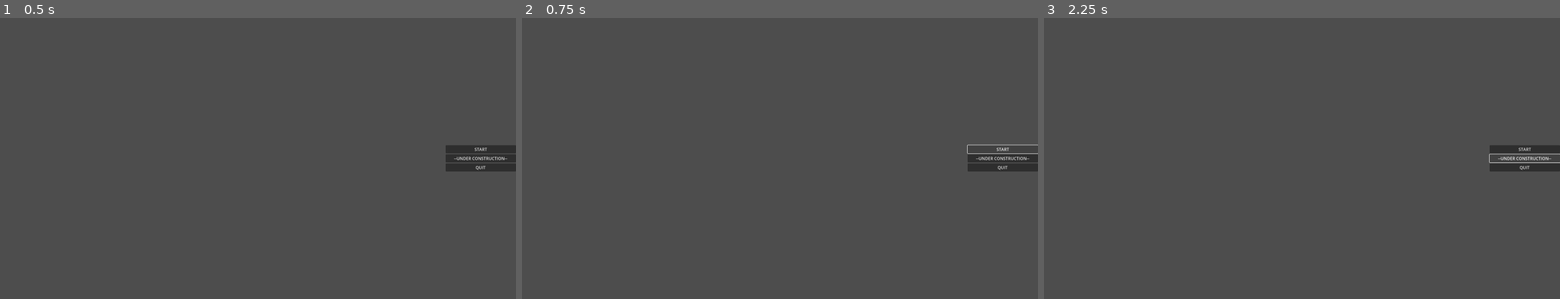
Above: before the commit, frames 1-3 (left to right).
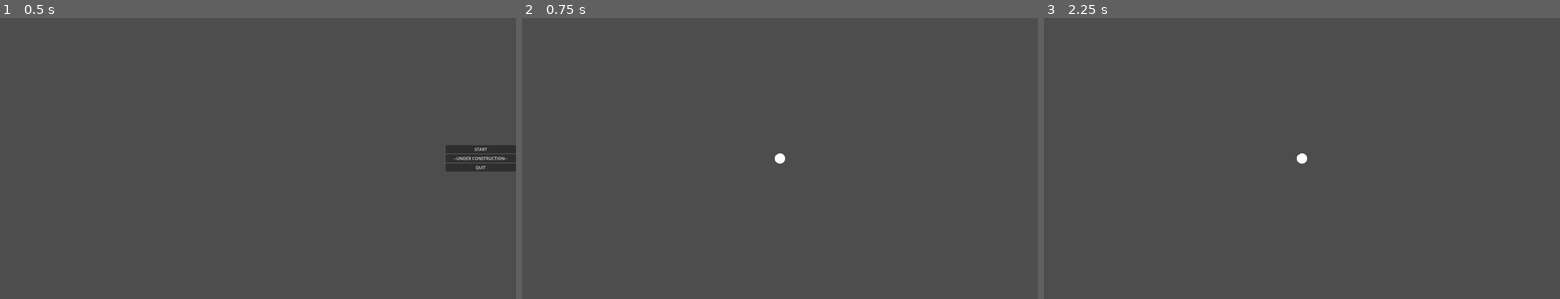
Above: after the commit, the same moments.

Repository: JeanShark-dev/godot-rock-survival
Game: Godot game, scene res://Main.tscn
Two runs of this game, one before a commit and one after it. Both use one fixed random seed, a clock stepped at 60 frames per second and the inputs below.
Inputs (mouse positions are in pixels of both pictures, inside the frame that each line leads up to):
- Up to frame 1 (0.5 s): no input
- Up to frame 2 (0.75 s): click "START" at 0.5 s
- Up to frame 3 (2.25 s): click (1523, 150) at 1.25 s, where only the run before the commit has a clickable "START"; click (1523, 158) at 2 s, where only the run before the commit has a clickable "--UNDER CONSTRUCTION--"

Frame 1 is identical in both runs. In frame 2, 0.9% of the frame differs, in the area x 49-100%, y 44-55%; in frame 3, 1.0%, in the area x 49-100%, y 45-55%.

Commit message:
weapon framework
- start button on main menu works now
- started work on weapons
- added flintlock pistol and bullet sprites
- added flintlock sound effects
- started work on weapon handling
- started work on flintlock functionality

Diff:
--- a/Main.tscn
+++ b/Main.tscn
@@ -41,4 +41,5 @@
 
 [node name="WorldContainer" type="Node2D" parent="."]
 
+[connection signal="pressed" from="MainMenu/ButtonContainer/StartButton" to="." method="_on_start_button_pressed"]
 [connection signal="pressed" from="MainMenu/ButtonContainer/QuitButton" to="." method="_on_quit_button_pressed"]
--- a/assets/scripts/Main.gd
+++ b/assets/scripts/Main.gd
@@ -1,19 +1,30 @@
 extends Node
 
 
-# Called when the node enters the scene tree for the first time.
+var player = preload("res://player_container.tscn")
 func _ready():
 	pass # Replace with function body.
 
 
 func _process(_delta):
-	if Input.is_action_just_pressed("debug_quit"):
-		QUIT()
+	pass
+
 
 func QUIT():
 	print("Quitting...")
 	get_tree().quit()
 
 
+func START():
+	print("Starting game...")
+	var playerInstance = player.instantiate()
+	$WorldContainer.add_child(playerInstance)
+	$MainMenu.hide()
+
+
 func _on_quit_button_pressed():
 	QUIT()
+
+
+func _on_start_button_pressed():
+	START()
--- /dev/null
+++ b/assets/scripts/WeaponsContainer.gd
@@ -0,0 +1,11 @@
+extends Area2D
+
+
+var flintlockPistol = preload("res://flintlock_pistol.tscn").instantiate()
+func _ready():
+	pass # Replace with function body.
+
+
+# Called every frame. 'delta' is the elapsed time since the previous frame.
+func _process(delta):
+	pass
--- /dev/null
+++ b/assets/scripts/flintlock_pistol.gd
@@ -0,0 +1,33 @@
+extends Node2D
+
+
+var type = "Flintlock"
+var AmmoType = "Flintlock Bullet"
+var ammo = preload("res://flintlock_bullet.tscn").instantiate()
+@export var spread = 0.0
+@export var barrelLength = 0.0
+
+var isChambered = false
+var isCocked = false
+
+func Chamber():
+	$ChamberSound.play()
+	$ChamberTimer.start()
+
+
+func Cock():
+	$CockSound.play()
+	$CockTimer.start()
+
+
+func Shoot():
+	isChambered = false
+	isCocked = false
+
+
+func _on_chamber_timer_timeout():
+	isChambered = true
+
+
+func _on_cock_timer_timeout():
+	isCocked = true
--- /dev/null
+++ b/assets/sprites/weapons/flintlock-pistol.svg
@@ -0,0 +1,202 @@
+<?xml version="1.0" encoding="UTF-8" standalone="no"?>
+<!-- Created with Inkscape (http://www.inkscape.org/) -->
+
+<svg
+   width="39.176949mm"
+   height="19.509041mm"
+   viewBox="0 0 39.176948 19.509041"
+   version="1.1"
+   id="svg5"
+   inkscape:version="1.1.2 (0a00cf5339, 2022-02-04)"
+   sodipodi:docname="flintlock-pistol.svg"
+   xmlns:inkscape="http://www.inkscape.org/namespaces/inkscape"
+   xmlns:sodipodi="http://sodipodi.sourceforge.net/DTD/sodipodi-0.dtd"
+   xmlns="http://www.w3.org/2000/svg"
+   xmlns:svg="http://www.w3.org/2000/svg">
+  <sodipodi:namedview
+     id="namedview7"
+     pagecolor="#ffffff"
+     bordercolor="#666666"
+     borderopacity="1.0"
+     inkscape:pageshadow="2"
+     inkscape:pageopacity="0.0"
+     inkscape:pagecheckerboard="0"
+     inkscape:document-units="mm"
+     showgrid="false"
+     inkscape:lockguides="true"
+     inkscape:zoom="5.6568543"
+     inkscape:cx="62.137008"
+     inkscape:cy="68.235804"
+     inkscape:window-width="1920"
+     inkscape:window-height="1011"
+     inkscape:window-x="0"
+     inkscape:window-y="32"
+     inkscape:window-maximized="1"
+     inkscape:current-layer="layer1"
+     fit-margin-top="1"
+     fit-margin-left="1"
+     fit-margin-right="1"
+     fit-margin-bottom="1"
+     lock-margins="true" />
+  <defs
+     id="defs2" />
+  <g
+     inkscape:groupmode="layer"
+     id="layer2"
+     inkscape:label="Layer 2"
+     transform="translate(8.2498518,9.6205275)">
+    <rect
+       style="fill:#666666;stroke-width:3.97754"
+       id="rect1185"
+       width="27.763121"
+       height="5.2862005"
+       x="2.1639745"
+       y="-5.7232327" />
+  </g>
+  <g
+     inkscape:label="Layer 1"
+     inkscape:groupmode="layer"
+     id="layer1"
+     transform="translate(8.2498518,9.6205275)">
+    <g
+       id="g1633"
+       style="fill:#786721"
+       transform="matrix(14.581471,0,0,15.499124,-83.827549,-43.783875)">
+      <g
+         id="g1019"
+         style="fill:#786721">
+        <g
+           id="g441"
+           transform="rotate(11.518726,5.6697672,2.95421)"
+           style="fill:#786721">
+          <ellipse
+             style="fill:#786721;stroke-width:0.264583"
+             id="path67"
+             cx="5.5788417"
+             cy="3.1152883"
+             rx="0.29645535"
+             ry="0.30485386" />
+          <rect
+             style="fill:#786721;stroke-width:0.341254"
+             id="rect93"
+             width="0.56032044"
+             height="0.75265223"
+             x="6.0791731"
+             y="-0.40366337"
+             ry="0.16700867"
+             transform="matrix(0.88980386,0.45634318,-0.52800733,0.84923981,0,0)"
+             inkscape:transform-center-x="0.1345145"
+             inkscape:transform-center-y="-0.081446339" />
+        </g>
+        <rect
+           style="fill:#786721;stroke-width:0.279852"
+           id="rect567"
+           width="1.8639936"
+           height="0.33739942"
+           x="5.6058083"
+           y="2.5000744"
+           ry="0.10647253" />
+        <rect
+           style="fill:#786721;stroke-width:0.237712"
+           id="rect797"
+           width="0.32648301"
+           height="0.32946742"
+           x="-0.1523359"
+           y="7.7049499"
+           ry="0.096826531"
+           transform="matrix(0.5560516,-0.83114777,0.94026839,0.34043407,0,0)" />
+        <rect
+           style="fill:#786721;stroke-width:0.264583"
+           id="rect931"
+           width="0.19082427"
+           height="0.11891948"
+           x="7.2789774"
+           y="2.7185545"
+           ry="0.059459738" />
+      </g>
+      <rect
+         style="fill:#786721;stroke-width:0.287951"
+         id="rect1543"
+         width="0.65198064"
+         height="0.21060409"
+         x="5.6360078"
+         y="2.4517658"
+         ry="0.10530204" />
+    </g>
+    <rect
+       style="fill:#808080;stroke-width:3.97754"
+       id="rect1787"
+       width="12.538547"
+       height="3.8445096"
+       x="2.4050958"
+       y="-5.2106304"
+       ry="1.6320896" />
+    <g
+       id="g1979"
+       inkscape:transform-center-x="0.72337986"
+       inkscape:transform-center-y="-0.89705514"
+       transform="matrix(14.581471,0,0,15.499124,-83.827549,-43.783875)">
+      <g
+         id="g2070"
+         inkscape:transform-center-x="-0.066079671"
+         inkscape:transform-center-y="-0.095802126"
+         transform="rotate(11.79959,6.0108642,2.5086657)">
+        <rect
+           style="fill:#808080;stroke-width:0.264583"
+           id="rect1789"
+           width="0.055810545"
+           height="0.22944336"
+           x="6.4420023"
+           y="-0.96190286"
+           ry="0.027905272"
+           transform="rotate(29.283285)" />
+        <g
+           id="g2063"
+           transform="translate(0.10215678,0.14819826)">
+          <rect
+             style="fill:#808080;stroke-width:0.264583"
+             id="rect1893"
+             width="0.11988932"
+             height="0.049609374"
+             x="5.9159179"
+             y="2.1910808"
+             ry="0.024804687" />
+          <rect
+             style="fill:#808080;stroke-width:0.264583"
+             id="rect1895"
+             width="0.1260905"
+             height="0.055810545"
+             x="3.2713881"
+             y="5.3586884"
+             ry="0.024804687"
+             transform="rotate(-38.115542)" />
+        </g>
+      </g>
+      <g
+         id="g2282">
+        <rect
+           style="fill:#808080;stroke-width:0.264583"
+           id="rect2094"
+           width="0.03720703"
+           height="0.16743164"
+           x="5.0794935"
+           y="4.390883"
+           ry="0.018603515"
+           inkscape:transform-center-x="0.024901968"
+           inkscape:transform-center-y="-0.056942205"
+           transform="rotate(-19.806419)" />
+        <rect
+           style="fill:#808080;stroke-width:0.264583"
+           id="rect2198"
+           width="0.28318685"
+           height="0.028938802"
+           x="4.1133661"
+           y="5.3067245"
+           ry="0.014469401"
+           transform="rotate(-31.185096)"
+           inkscape:transform-center-x="-0.10335286"
+           inkscape:transform-center-y="-0.068212891" />
+      </g>
+    </g>
+  </g>
+</svg>
--- /dev/null
+++ b/assets/sprites/weapons/projectiles/flintlock_bullet.svg
@@ -0,0 +1,54 @@
+<?xml version="1.0" encoding="UTF-8" standalone="no"?>
+<!-- Created with Inkscape (http://www.inkscape.org/) -->
+
+<svg
+   width="7.9467945mm"
+   height="9.079339mm"
+   viewBox="0 0 7.9467945 9.0793391"
+   version="1.1"
+   id="svg5"
+   inkscape:version="1.1.2 (0a00cf5339, 2022-02-04)"
+   sodipodi:docname="flintlock_bullet.svg"
+   xmlns:inkscape="http://www.inkscape.org/namespaces/inkscape"
+   xmlns:sodipodi="http://sodipodi.sourceforge.net/DTD/sodipodi-0.dtd"
+   xmlns="http://www.w3.org/2000/svg"
+   xmlns:svg="http://www.w3.org/2000/svg">
+  <sodipodi:namedview
+     id="namedview7"
+     pagecolor="#ffffff"
+     bordercolor="#666666"
+     borderopacity="1.0"
+     inkscape:pageshadow="2"
+     inkscape:pageopacity="0.0"
+     inkscape:pagecheckerboard="0"
+     inkscape:document-units="mm"
+     showgrid="false"
+     fit-margin-top="1"
+     fit-margin-left="1"
+     fit-margin-right="1"
+     fit-margin-bottom="1"
+     inkscape:zoom="2.1506845"
+     inkscape:cx="135.53824"
+     inkscape:cy="23.71338"
+     inkscape:window-width="1920"
+     inkscape:window-height="1011"
+     inkscape:window-x="0"
+     inkscape:window-y="32"
+     inkscape:window-maximized="1"
+     inkscape:current-layer="layer1" />
+  <defs
+     id="defs2" />
+  <g
+     inkscape:label="Layer 1"
+     inkscape:groupmode="layer"
+     id="layer1"
+     transform="translate(-69.07688,-38.838444)">
+    <ellipse
+       style="fill:#1a1a1a;stroke-width:0.264583"
+       id="path67"
+       cx="73.050278"
+       cy="43.378113"
+       rx="2.9733973"
+       ry="3.5396693" />
+  </g>
+</svg>
--- /dev/null
+++ b/flintlock_bullet.tscn
@@ -0,0 +1,16 @@
+[gd_scene load_steps=3 format=3 uid="uid://baa6nu5vjpvn4"]
+
+[ext_resource type="Texture2D" uid="uid://c7hr6g3drd5ey" path="res://assets/sprites/weapons/projectiles/flintlock_bullet.svg" id="1_aoxgc"]
+
+[sub_resource type="CircleShape2D" id="CircleShape2D_wn3hj"]
+radius = 1.0
+
+[node name="Flintlock Bullet" type="RigidBody2D"]
+mass = 0.1
+
+[node name="Sprite2D" type="Sprite2D" parent="."]
+scale = Vector2(0.1, 0.1)
+texture = ExtResource("1_aoxgc")
+
+[node name="CollisionShape2D" type="CollisionShape2D" parent="."]
+shape = SubResource("CircleShape2D_wn3hj")
--- /dev/null
+++ b/flintlock_pistol.tscn
@@ -0,0 +1,40 @@
+[gd_scene load_steps=7 format=3 uid="uid://bgeg7h7dhqu2e"]
+
+[ext_resource type="Texture2D" uid="uid://cn1k5487l23u6" path="res://assets/sprites/weapons/flintlock-pistol.svg" id="1_pht15"]
+[ext_resource type="Script" path="res://assets/scripts/flintlock_pistol.gd" id="1_vc4sx"]
+[ext_resource type="AudioStream" uid="uid://ds54d3mgyaic7" path="res://assets/sfx/chamber1.wav" id="3_47p2s"]
+[ext_resource type="AudioStream" uid="uid://ciia0tvsrgafi" path="res://assets/sfx/gunshot_2.wav" id="4_00kr6"]
+[ext_resource type="AudioStream" uid="uid://cwfks61eni8rg" path="res://assets/sfx/cock1.wav" id="4_uj5hv"]
+
+[sub_resource type="CircleShape2D" id="CircleShape2D_aybto"]
+radius = 20.0998
+
+[node name="Flintlock Pistol" type="Node2D"]
+script = ExtResource("1_vc4sx")
+spread = 25.0
+barrelLength = 1.0
+
+[node name="Area2D" type="Area2D" parent="."]
+
+[node name="CollisionShape2D" type="CollisionShape2D" parent="Area2D"]
+shape = SubResource("CircleShape2D_aybto")
+
+[node name="Sprite2D" type="Sprite2D" parent="."]
+scale = Vector2(0.4, 0.4)
+texture = ExtResource("1_pht15")
+
+[node name="ChamberSound" type="AudioStreamPlayer2D" parent="."]
+stream = ExtResource("3_47p2s")
+
+[node name="CockSound" type="AudioStreamPlayer2D" parent="."]
+stream = ExtResource("4_uj5hv")
+
+[node name="GunshotSound" type="AudioStreamPlayer2D" parent="."]
+stream = ExtResource("4_00kr6")
+
+[node name="ChamberTimer" type="Timer" parent="."]
+
+[node name="CockTimer" type="Timer" parent="."]
+
+[connection signal="timeout" from="ChamberTimer" to="." method="_on_chamber_timer_timeout"]
+[connection signal="timeout" from="CockTimer" to="." method="_on_cock_timer_timeout"]
--- a/player_container.tscn
+++ b/player_container.tscn
@@ -1,6 +1,7 @@
-[gd_scene load_steps=4 format=3 uid="uid://cfb7jvlg72vho"]
+[gd_scene load_steps=6 format=3 uid="uid://cfb7jvlg72vho"]
 
 [ext_resource type="Script" path="res://assets/scripts/PlayerMovement.gd" id="1_m3egy"]
+[ext_resource type="Script" path="res://assets/scripts/WeaponsContainer.gd" id="2_kxgat"]
 
 [sub_resource type="CircleShape2D" id="CircleShape2D_khiof"]
 
@@ -11,6 +12,9 @@
 "name": &"idle",
 "speed": 5.0
 }]
+
+[sub_resource type="CircleShape2D" id="CircleShape2D_trq2l"]
+radius = 25.02
 
 [node name="PlayerContainer" type="Node2D"]
 
@@ -30,3 +34,11 @@
 animation = &"idle"
 
 [node name="Camera2D" type="Camera2D" parent="PlayerRigidBody"]
+zoom = Vector2(2, 2)
+
+[node name="WeaponsContainer" type="Area2D" parent="PlayerRigidBody"]
+monitorable = false
+script = ExtResource("2_kxgat")
+
+[node name="PickupRadius" type="CollisionShape2D" parent="PlayerRigidBody/WeaponsContainer"]
+shape = SubResource("CircleShape2D_trq2l")
--- a/project.godot
+++ b/project.godot
@@ -23,11 +23,6 @@
 
 [input]
 
-debug_quit={
-"deadzone": 0.5,
-"events": [null, Object(InputEventKey,"resource_local_to_scene":false,"resource_name":"","device":-1,"window_id":0,"alt_pressed":false,"shift_pressed":false,"ctrl_pressed":false,"meta_pressed":false,"pressed":false,"keycode":4194308,"physical_keycode":0,"key_label":0,"unicode":0,"echo":false,"script":null)
-]
-}
 gp_up={
 "deadzone": 0.5,
 "events": [Object(InputEventKey,"resource_local_to_scene":false,"resource_name":"","device":-1,"window_id":0,"alt_pressed":false,"shift_pressed":false,"ctrl_pressed":false,"meta_pressed":false,"pressed":false,"keycode":0,"physical_keycode":87,"key_label":0,"unicode":119,"echo":false,"script":null)
Not shown, added: assets/sfx/chamber1.mp3.import
Not shown, added: assets/sfx/chamber1.wav.import
Not shown, added: assets/sfx/cock1.mp3.import
Not shown, added: assets/sfx/cock1.wav.import
Not shown, added: assets/sfx/gunshot_2.mp3.import
Not shown, added: assets/sfx/gunshot_2.wav.import
Not shown, removed: assets/soundtrack/BC-02.mp3.import
Not shown, added: assets/sprites/weapons/flintlock-pistol.svg.import
Not shown, added: assets/sprites/weapons/projectiles/flintlock_bullet.svg.import
Not shown, added: assets/sfx/chamber1.mp3
Not shown, added: assets/sfx/chamber1.wav
Not shown, added: assets/sfx/cock1.mp3
(and 4 more such lines)
